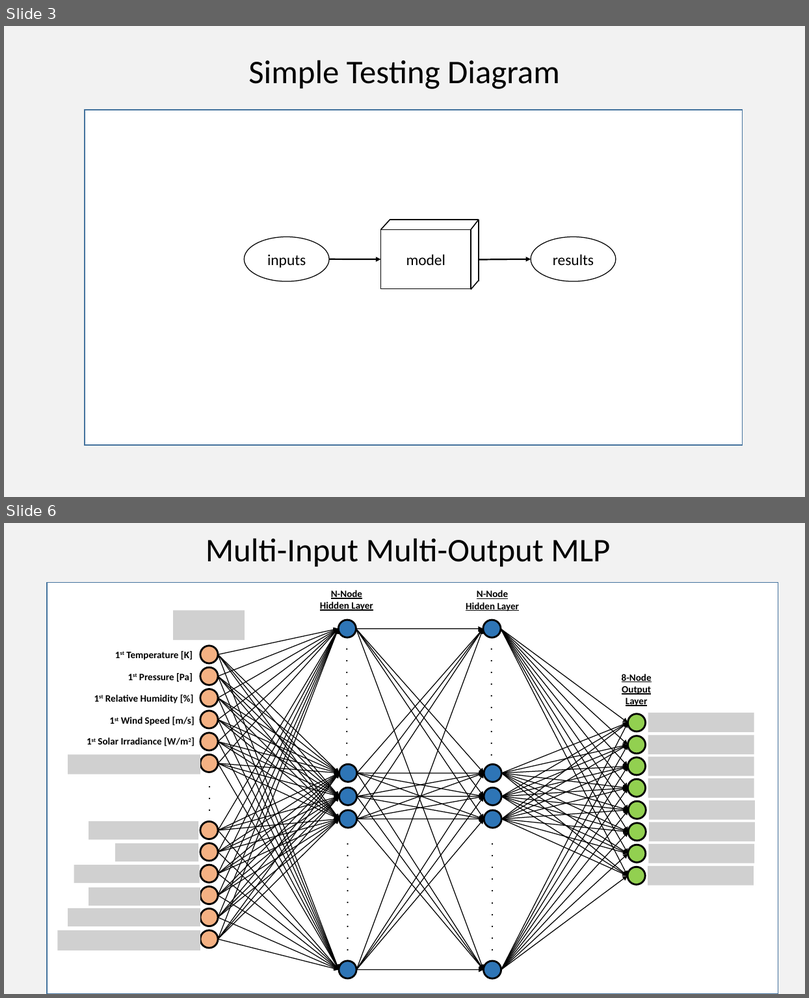
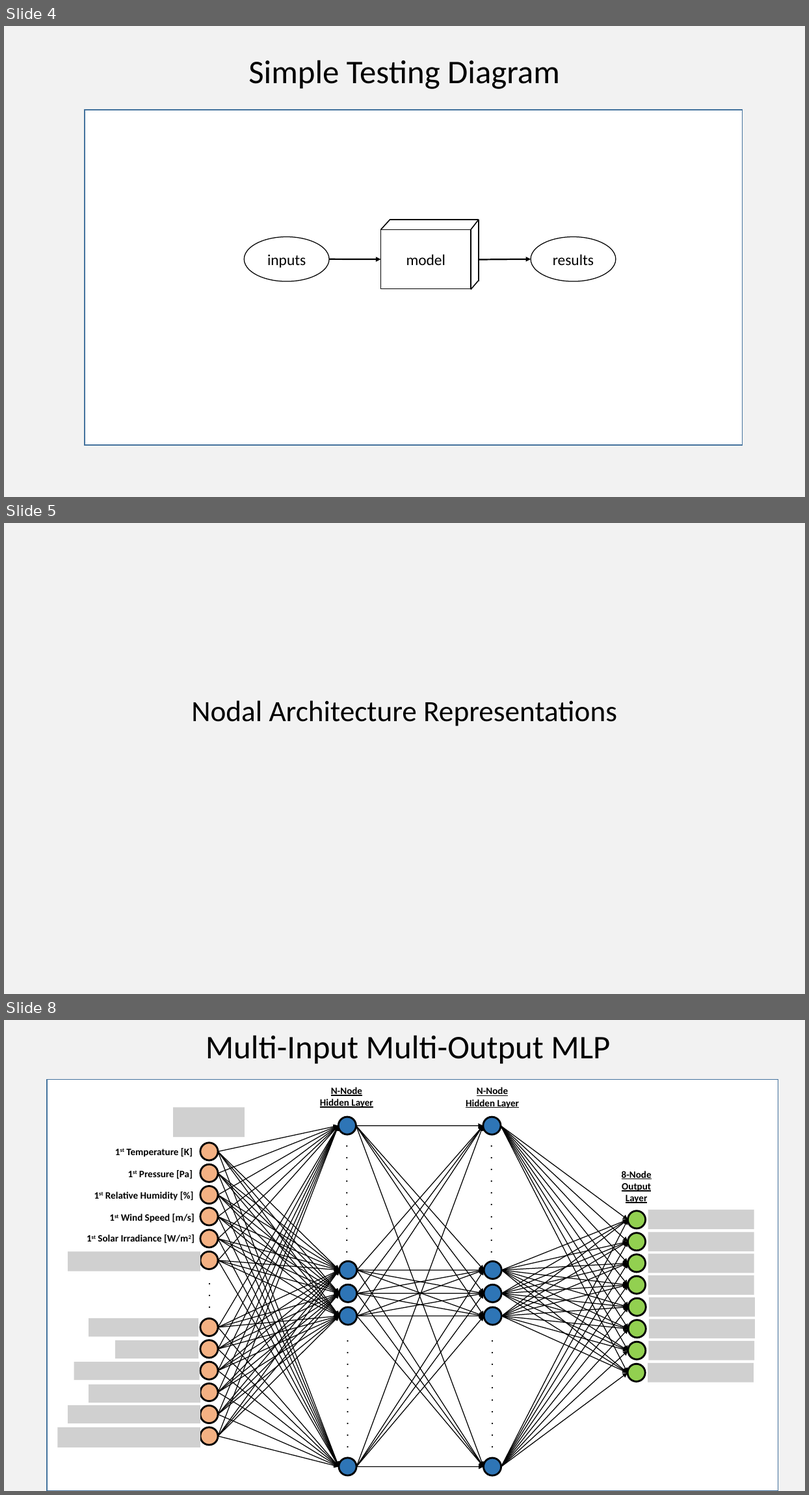
Before and after one commit to mgrose31/cn2_forecast, a slide deck: thesis_manuscript/Manuscript Figures.pptx. Shown one above the other, each under a label of ours: slides 3 and 6 before the commit, slides 4, 5 and 8 after it; the slides between them are not shown. The pictures are 809x998 and 809x1495 pixels, drawn with LibreOffice and Linux fonts; fonts in the diff are those of the drawing; grey boxes stand for pictures. Boxes give left, top, right and bottom in pixels: in the first picture for what was removed or moved away, otherwise in the second. Text is boxed around its words. In the diff, an @@ line names an element or a change of style, - is before the commit and + after.

```diff
--- a/thesis_manuscript/Manuscript Figures.pptx
+++ b/thesis_manuscript/Manuscript Figures.pptx
@@ slide 5 added at (4,523,805,994), background #F2F2F2 @@
@@ title added at (191,700,617,726), 36 pt, text #000000 @@
+Nodal Architecture Representations
@@ what was slide 3 is now slide 4 @@
@@ what was slide 6 is now slide 8 @@
```
Also in this commit, not shown: 5 slides changed, 12 other slides added, 15 other files.
